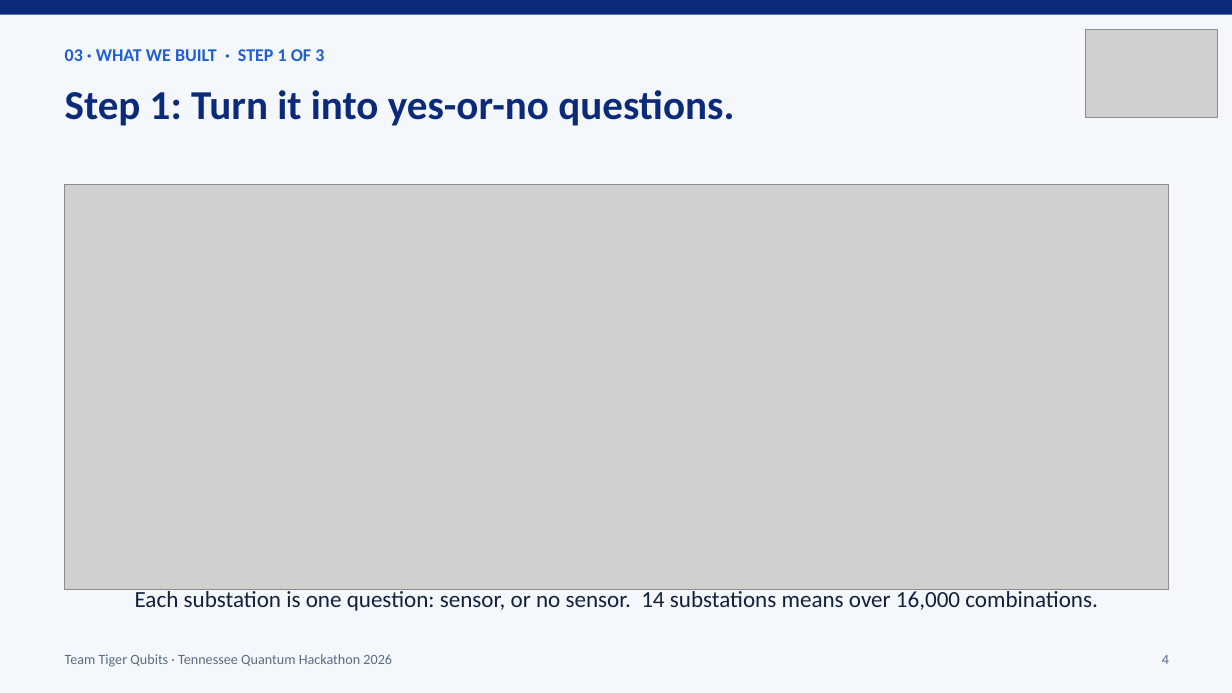
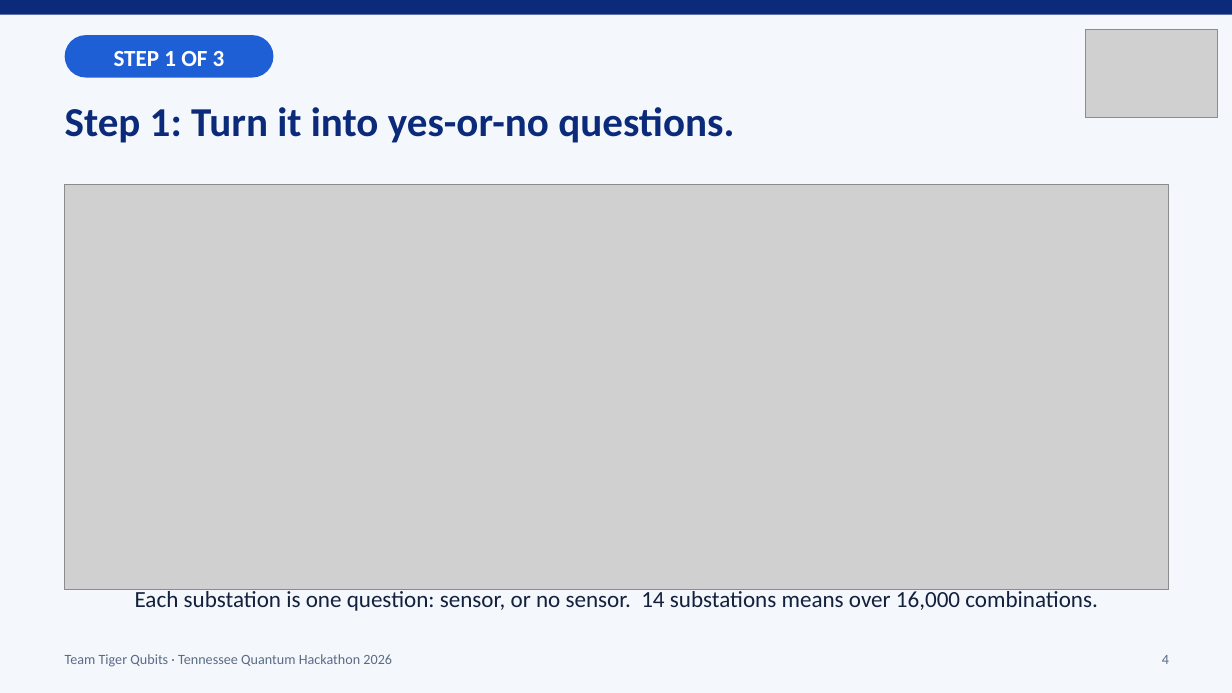
Before and after one commit to maalik313/pmu-placement-team, a slide deck: slide 4 of docs/deck/Tiger_Qubits_Pitch_v2.pptx. Drawn at 1232x693 pixels with LibreOffice and Linux fonts; fonts in the diff are those of the drawing; grey boxes stand for pictures. Boxes give left, top, right and bottom in pixels: in the first picture for what was removed or moved away, otherwise in the second. Text is boxed around its words. In the diff, an @@ line names an element or a change of style, - is before the commit and + after.

```diff
--- a/docs/deck/Tiger_Qubits_Pitch_v2.pptx
+++ b/docs/deck/Tiger_Qubits_Pitch_v2.pptx
@@ text "STEP 1 OF 3" at (114, 51, 225, 66): vertical alignment top to middle @@
@@ rounded rectangle added at (65, 35, 274, 78), fill #1F5FD6 @@
@@ text at (114, 51, 225, 66): text changed; size 14 to 18 pt; text colour #1F5FD6 to #FFFFFF @@
-03 · WHAT WE BUILT · STEP 1 OF 3
+STEP 1 OF 3
@@ text "Step 1: Turn it into ...": place and size @@
-text "Step 1: Turn it into ..." at (65, 90, 734, 126)
+text "Step 1: Turn it into ..." at (65, 107, 734, 143)
```
Also in this commit, not shown: 6 other slides changed.
